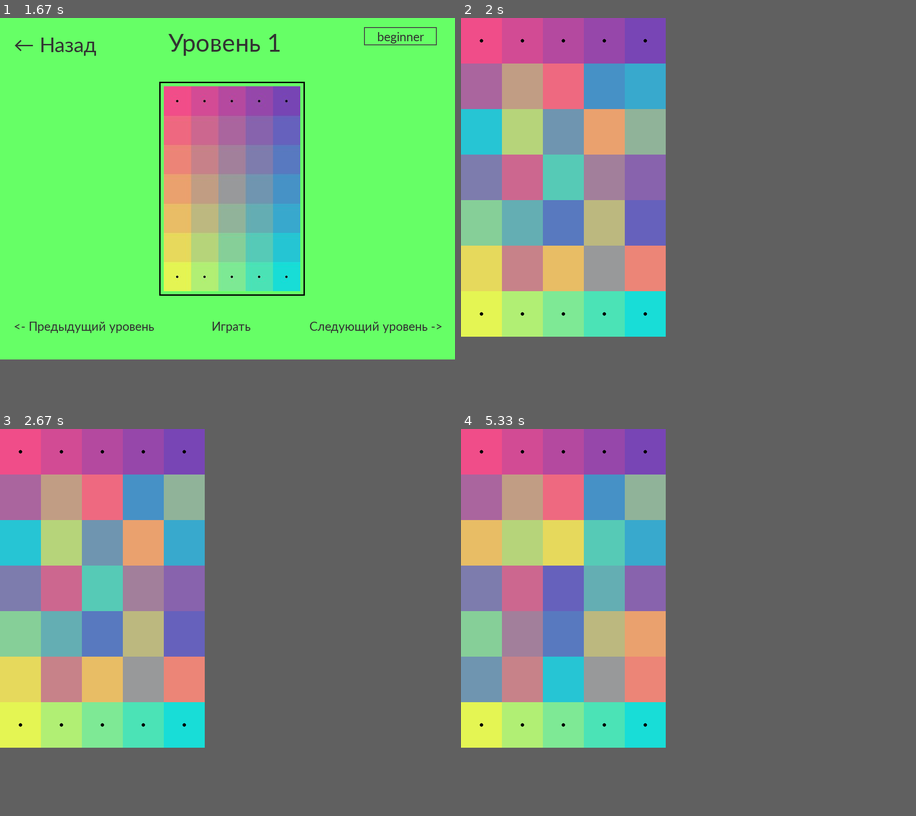
Above: before the commit, frames 1-4 (two rows, left to right).
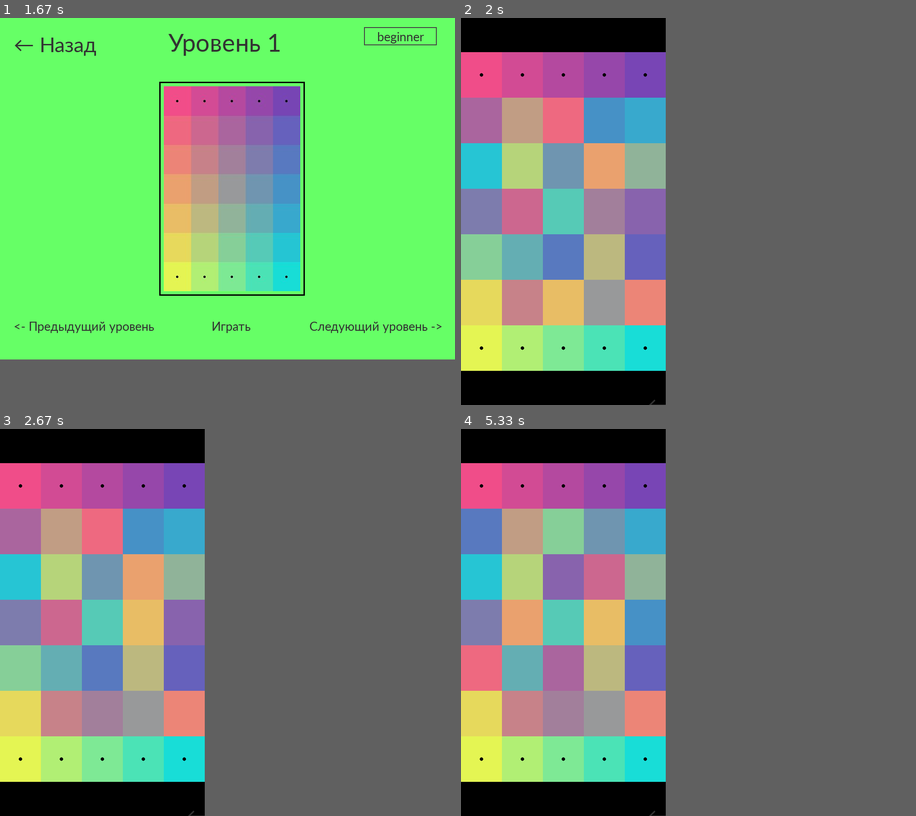
Above: after the commit, the same moments.

Repository: Angelina-ainel/PyGame-Project
Game: pygame game, started from menu.py
Same seed, same stepped clock (60 frames per second), same inputs: the game is played once before the commit and once after it.
Inputs (mouse positions are in pixels of both pictures, inside the frame that each line leads up to):
- Up to frame 1 (1.67 s): press the mouse at (222, 215) at 0.37 s; move the mouse to (213, 153) at 0.47 s; release the mouse at (209, 95) at 0.6 s; press the mouse at (54, 41) at 0.7 s; move the mouse to (63, 165) at 0.8 s; release the mouse at (68, 288) at 0.93 s; click "Выбрать режим игры" at 1.05 s; click "Выбрать уровень" at 1.38 s
- Up to frame 2 (2 s): click "Играть" at 1.72 s
- Up to frame 3 (2.67 s): press the mouse at (182, 529) at 2.03 s; move the mouse to (182, 502) at 2.13 s; release the mouse at (177, 475) at 2.27 s; press the mouse at (145, 622) at 2.37 s; move the mouse to (131, 668) at 2.47 s; release the mouse at (118, 719) at 2.6 s
- Up to frame 4 (5.33 s): press the mouse at (479, 668) at 3.2 s; move the mouse to (524, 607) at 3.3 s; release the mouse at (565, 548) at 3.43 s; press the mouse at (479, 529) at 3.53 s; move the mouse to (520, 599) at 3.63 s; release the mouse at (561, 668) at 3.77 s; press the mouse at (643, 622) at 3.87 s; move the mouse to (602, 599) at 3.97 s; release the mouse at (556, 572) at 4.1 s; press the mouse at (643, 622) at 4.7 s; move the mouse to (624, 568) at 4.8 s; release the mouse at (602, 514) at 4.93 s; press the mouse at (524, 622) at 5.03 s; move the mouse to (561, 607) at 5.13 s; release the mouse at (597, 587) at 5.27 s
In our replay, in frame 2 the window is 450x700 before the commit and 450x850 after it. These sizes can differ from the game's own. Grey fills any space a smaller window leaves; there, only what the larger window draws over its background counts as a difference.

Frame 1 is identical in both runs. In frame 2, 32% of the frame differs, in the area x 0-45%, y 0-100%; in frame 3, 32%; in frame 4, 36%.

Commit message:
game in progress

Diff:
--- a/menu.py
+++ b/menu.py
@@ -161,6 +161,8 @@
 
 
 def game():
+    global screen
+    back = Button(40, 40, (0, 0, 0), (255, 231, 189))
     query = '''SELECT levels.left_top, levels.right_top, levels.left_bottom, levels.right_bottom, levels.size,
 levels.cell_size, templates.type, difficulties.difficulty
 FROM levels INNER JOIN templates ON templates.id = levels.template
@@ -172,19 +174,19 @@
     all_sprites = pg.sprite.Group()
     field_size = tuple(map(int, res[4].split('*')))
     cell_size = tuple(map(lambda x: int(x) * 2, res[5].split('*')))
-    print(cell_size)
-    w, h = screen_size = cell_size[0] * field_size[0], cell_size[1] * field_size[1]
-    playing_screen = pg.display.set_mode(screen_size)
+    screen_size = w, h = cell_size[0] * field_size[0], cell_size[1] * field_size[1] + 150
+    screen = pg.display.set_mode(screen_size)
+
     left_top = np.array(ImageColor.getcolor(res[0], "RGB"))
     right_top = np.array(ImageColor.getcolor(res[1], "RGB"))
     left_bottom = np.array(ImageColor.getcolor(res[2], "RGB"))
     right_bottom = np.array(ImageColor.getcolor(res[3], "RGB"))
     scheme = Field(*field_size, left_top, right_top, left_bottom, right_bottom, res[6])
-    scheme.set_view(0, 0, cell_size)
+    scheme.set_view(0, 75, cell_size)
     scheme.render()
-    screen2 = pg.Surface(size)
+    screen2 = pg.Surface(screen_size)
     scheme_helping = Field(*field_size, left_top, right_top, left_bottom, right_bottom,'no_fixed')
-    scheme.set_view(0, 0, cell_size)
+    scheme.set_view(0, 75, cell_size)
     scheme_helping.render()
     scheme_helping.sprite_group1.draw(screen2)
     scheme.mix_elements()
@@ -195,21 +197,26 @@
     while running:
         for event in pg.event.get():
             if event.type == pg.QUIT:
-                switch_scene(levels)
+                running = False
+                terminate()
+                # screen = pg.display.set_mode(size)
+                # switch_scene(levels)
                 # running = False
             scheme.sprite_group1.update(event)
-        playing_screen.fill((0, 0, 0))
-        scheme.sprite_group1.draw(playing_screen)
+        screen.fill((0, 0, 0))
+        scheme.sprite_group1.draw(screen)
+        back.draw(w - 50, h - 40, '← Назад', levels)
         if [sprite.id for sprite in scheme.sprite_group2.sprites()] == \
                 list(range(1, field_size[0] * field_size[1] + 1)):  # width * height + 1
+            # тут должен быть салют и звёздочек, но его нет
             all_sprites.update()
-            playing_screen.blit(screen2, (0, 0))
-            all_sprites.draw(playing_screen)
-            t = clock.tick(fps)
+            screen.blit(screen2, (0, 0))
+            all_sprites.draw(screen)
+            clock.tick(fps)
             if not all_sprites:
                 print('Вы прошли уровень!')
-                switch_scene(levels)
-                # running = False
+                # screen = pg.display.set_mode(size)
+                # switch_scene(levels)
                 # тут должен появляться результат пользователя(count_moves) и поощрительные слова
         pg.display.flip()
     # print(count_moves)
